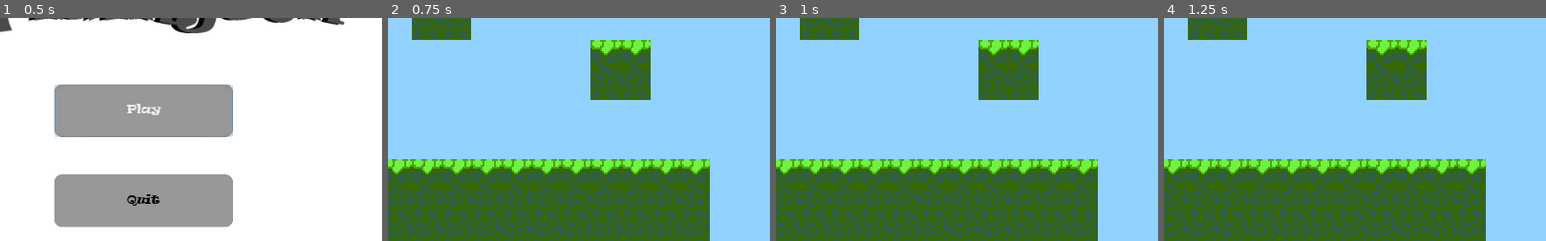
Above: before the commit, frames 1-4 (left to right).
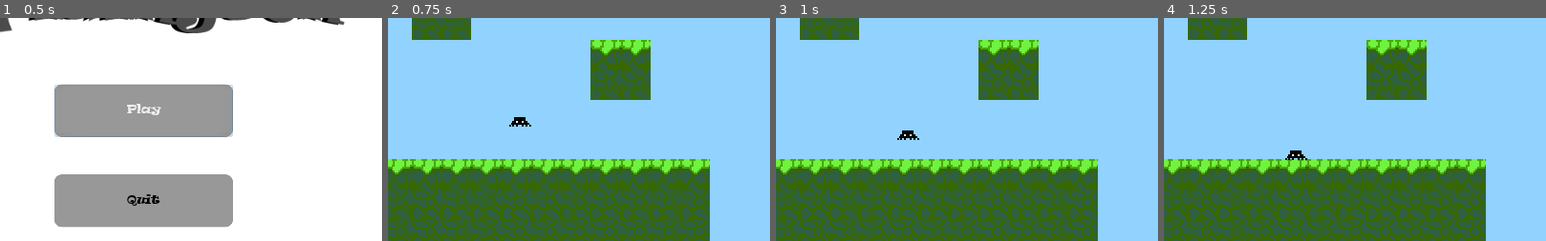
Above: after the commit, the same moments.

Repository: Tusentio/Spidington
Game: Godot game, scene res://Scenes/Menu/Menu.tscn
Same seed, same stepped clock (60 frames per second), same inputs: the game is played once before the commit and once after it.
Inputs:
- Up to frame 1 (0.5 s): no input
- Up to frame 2 (0.75 s): click "Play" at 0.5 s
- Up to frame 3 (1 s): no input
- Up to frame 4 (1.25 s): no input
The pictures show only the part of the screen within x 31-81%, y 32-82%; the shares and areas given below are measured in that part.

Frame 1 is identical in both runs. In frame 2, 0.2% of the frame differs, in the area x 31-38%, y 44-49%; in frame 3, 0.2%; in frame 4, 0.2%.

Commit message:
Something be shot

Diff:
--- a/Scenes/Game/Game.tscn
+++ b/Scenes/Game/Game.tscn
@@ -1,7 +1,8 @@
-[gd_scene load_steps=3 format=2]
+[gd_scene load_steps=4 format=2]
 
 [ext_resource path="res://Tilesets/Grass/GrassTileset.tres" type="TileSet" id=1]
 [ext_resource path="res://Scenes/Game/Game.gd" type="Script" id=2]
+[ext_resource path="res://Scenes/Player/Player.tscn" type="PackedScene" id=3]
 
 [node name="Game" type="Node2D"]
 script = ExtResource( 2 )
@@ -9,9 +10,14 @@
 [node name="TileMap" type="TileMap" parent="."]
 tile_set = ExtResource( 1 )
 cell_size = Vector2( 16, 16 )
+collision_layer = 6
+collision_mask = 0
 format = 1
 tile_data = PoolIntArray( -196612, 0, 0, -196611, 0, 0, -131076, 2, 0, -131075, 2, 0, -131070, 0, 0, -131069, 0, 0, -65 …(529 unchanged characters)…
 
 [node name="Camera" type="Camera2D" parent="."]
 current = true
 zoom = Vector2( 0.4, 0.4 )
+
+[node name="Player" parent="." instance=ExtResource( 3 )]
+position = Vector2( -6, 13 )
--- a/Scenes/Player/Player.gd
+++ b/Scenes/Player/Player.gd
@@ -1,11 +1,40 @@
 extends Node2D
 
+export (float) var string_speed := 500.0
 
-var hanging := false;
+var hung_position := Vector2.ZERO
+var _is_ready := false
 
-onready var hook := $Hook;
-onready var spindel := $Spindel;
+onready var hook := $Hook
+onready var spindel := $Spindel
+onready var shoot_origin := $Spindel/ShootOrigin
 
 
 func _ready():
-	pass
+	_is_ready = true
+
+
+func _input(event):
+	if Input.is_action_just_pressed("shoot_string") and not hung_position:
+		var mouse := get_global_mouse_position()
+		var space_rid := get_world_2d().space
+		var space_state := Physics2DServer.space_get_direct_state(space_rid)
+		var hit := space_state.intersect_ray(shoot_origin.global_position, mouse, [], 0b100)
+
+		if hit:
+			hung_position = hit.position
+			hook.global_position = shoot_origin.global_position
+			hook.visible = true
+
+
+func _process(delta):
+	if not _is_ready: return
+
+	if hung_position and hook.global_position != hung_position:
+		var hook_offset: Vector2 = hung_position - hook.global_position
+		var frame_move = hook_offset.normalized() * delta * string_speed
+
+		if hook_offset.length() > frame_move.length():
+			hook.global_position += frame_move
+		else:
+			hook.global_position = hung_position
--- a/Scenes/Player/Player.tscn
+++ b/Scenes/Player/Player.tscn
@@ -10,8 +10,11 @@
 [node name="Player" type="Node2D"]
 script = ExtResource( 2 )
 
-[node name="Spindel" type="KinematicBody2D" parent="."]
+[node name="Spindel" type="RigidBody2D" parent="."]
 collision_mask = 2
+mode = 2
+continuous_cd = 2
+contact_monitor = true
 
 [node name="Sprite" type="Sprite" parent="Spindel"]
 position = Vector2( 0, -8 )
@@ -22,4 +25,12 @@
 rotation = 1.5708
 shape = SubResource( 1 )
 
+[node name="ShootOrigin" type="Position2D" parent="Spindel"]
+position = Vector2( 0, -3 )
+
 [node name="Hook" type="Node2D" parent="."]
+visible = false
+
+[node name="Hook" type="Sprite" parent="Hook"]
+scale = Vector2( 0.2, 0.2 )
+texture = ExtResource( 1 )
--- a/Tilesets/Grass/GrassTileset.tres
+++ b/Tilesets/Grass/GrassTileset.tres
@@ -1,6 +1,12 @@
-[gd_resource type="TileSet" load_steps=2 format=2]
+[gd_resource type="TileSet" load_steps=4 format=2]
 
 [ext_resource path="res://Tilesets/Grass/Grass.png" type="Texture" id=1]
+
+[sub_resource type="ConvexPolygonShape2D" id=1]
+points = PoolVector2Array( 16, 16, 0, 16, 0, 0, 16, 0 )
+
+[sub_resource type="ConvexPolygonShape2D" id=2]
+points = PoolVector2Array( 16, 16, 0, 16, 0, 0, 16, 0 )
 
 [resource]
 0/name = "Grass.png 0"
@@ -13,9 +19,16 @@
 0/navigation_offset = Vector2( 0, 0 )
 0/shape_offset = Vector2( 0, 0 )
 0/shape_transform = Transform2D( 1, 0, 0, 1, 0, 0 )
+0/shape = SubResource( 1 )
 0/shape_one_way = false
-0/shape_one_way_margin = 0.0
-0/shapes = [  ]
+0/shape_one_way_margin = 1.0
+0/shapes = [ {
+"autotile_coord": Vector2( 0, 0 ),
+"one_way": false,
+"one_way_margin": 1.0,
+"shape": SubResource( 1 ),
+"shape_transform": Transform2D( 1, 0, 0, 1, 0, 0 )
+} ]
 0/z_index = 0
 2/name = "Grass.png 2"
 2/texture = ExtResource( 1 )
@@ -27,7 +40,14 @@
 2/navigation_offset = Vector2( 0, 0 )
 2/shape_offset = Vector2( 0, 0 )
 2/shape_transform = Transform2D( 1, 0, 0, 1, 0, 0 )
+2/shape = SubResource( 2 )
 2/shape_one_way = false
-2/shape_one_way_margin = 0.0
-2/shapes = [  ]
+2/shape_one_way_margin = 1.0
+2/shapes = [ {
+"autotile_coord": Vector2( 0, 0 ),
+"one_way": false,
+"one_way_margin": 1.0,
+"shape": SubResource( 2 ),
+"shape_transform": Transform2D( 1, 0, 0, 1, 0, 0 )
+} ]
 2/z_index = 0
